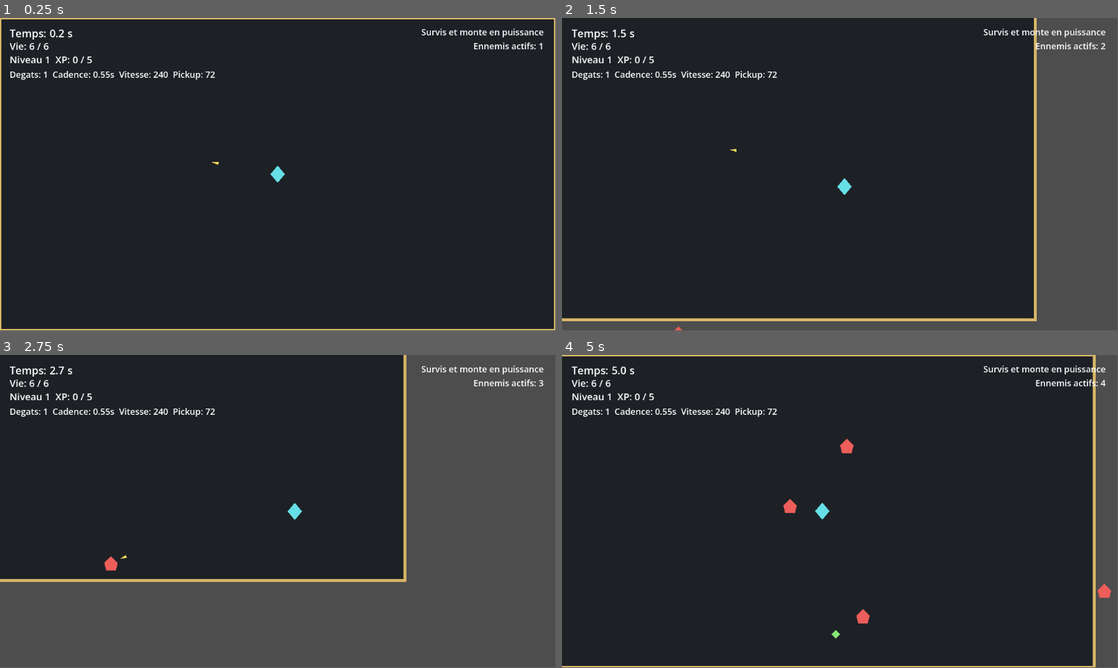
Above: before the commit, frames 1-4 (two rows, left to right).
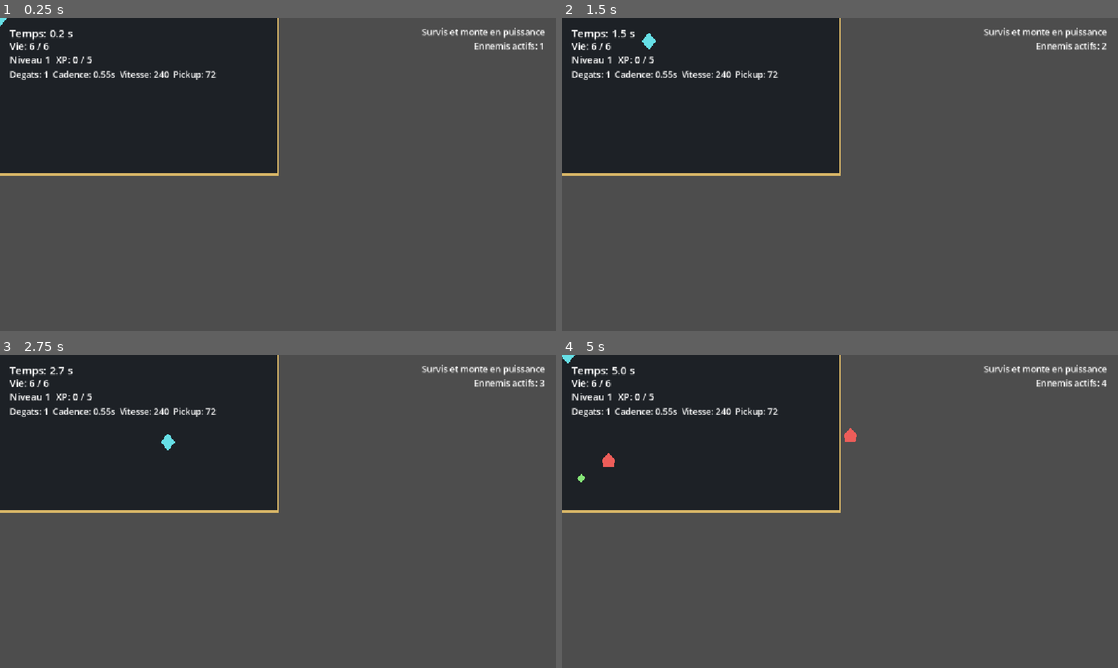
Above: after the commit, the same moments.

Repository: piiieeere/zeucozy
Game: Godot game, scene res://scenes/main.tscn
Same seed, same stepped clock (60 frames per second), same inputs: the game is played once before the commit and once after it.
Inputs:
- Up to frame 1 (0.25 s): no input
- Up to frame 2 (1.5 s): hold Right (ui_right) 0.53-1.28 s; hold Down (ui_down) from 1.28 s (still down)
- Up to frame 3 (2.75 s): release Down (ui_down) at 2.03 s; hold Right (ui_right) from 2.03 s (still down)
- Up to frame 4 (5 s): release Right (ui_right) at 2.78 s; hold Up (ui_up) 2.78-3.53 s; hold Left (ui_left) from 3.53 s (still down)
In our replay, the window is 799x449 before the commit and 800x450 after it. These sizes can differ from the game's own. Grey fills any space a smaller window leaves; there, only what the larger window draws over its background counts as a difference.

The runs differ from the first frame. In frame 1, 76% of the frame differs, in the area x 0-100%, y 0-100%; in frame 2, 59%; in frame 3, 30%; in frame 4, 72%.

Commit message:
feat: add display settings and remove camera configuration from player scene

Diff:
--- a/project.godot
+++ b/project.godot
@@ -15,6 +15,14 @@
 config/icon="res://icon.svg"
 run/main_scene="res://scenes/main.tscn"
 
+[display]
+
+window/size/mode=3
+window/size/viewport_width=1152
+window/size/viewport_height=648
+window/stretch/mode="canvas_items"
+window/stretch/aspect="expand"
+
 [physics]
 
 3d/physics_engine="Jolt Physics"
--- a/scenes/player.tscn
+++ b/scenes/player.tscn
@@ -40,8 +40,3 @@
 
 [node name="CollisionShape2D" type="CollisionShape2D" parent="PickupArea"]
 shape = SubResource("CircleShape2D_pickup")
-
-[node name="Camera2D" type="Camera2D" parent="."]
-enabled = true
-position_smoothing_enabled = true
-position_smoothing_speed = 6.0
